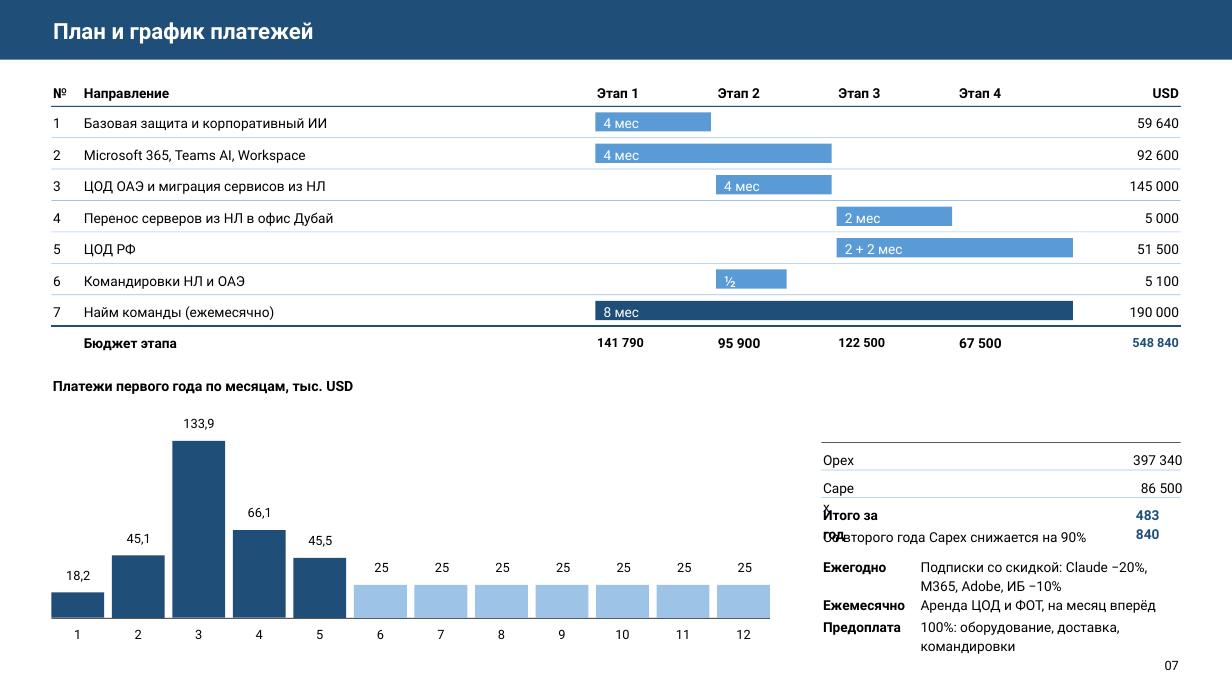
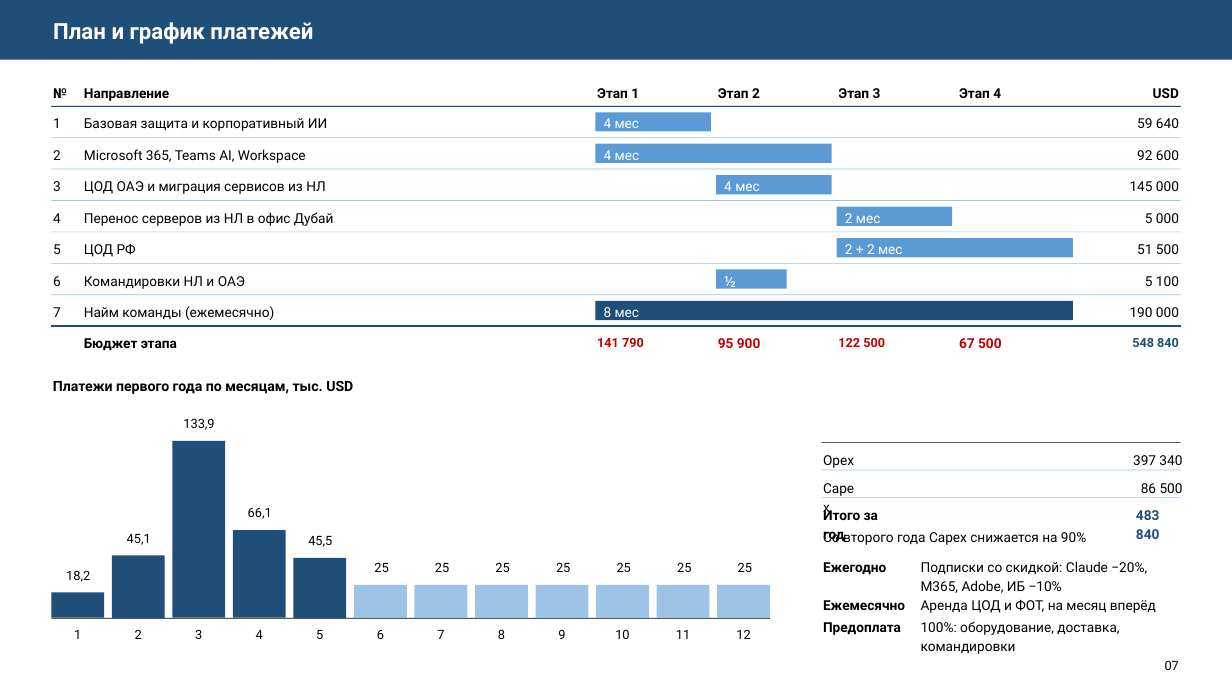
Before and after one commit to jordanbarnesceo88-tech/bpnm, a slide deck: slide 8 of presentation/Plan_IT-IB_v2.2.pptx. Drawn at 1232x693 pixels with LibreOffice and Linux fonts; fonts in the diff are those of the drawing. Boxes give left, top, right and bottom in pixels: in the first picture for what was removed or moved away, otherwise in the second. Text is boxed around its words. In the diff, an @@ line names an element or a change of style, - is before the commit and + after.

```diff
--- a/presentation/Plan_IT-IB_v2.2.pptx
+++ b/presentation/Plan_IT-IB_v2.2.pptx
@@ text colour #000000 to #C00000 in 4 elements at box(597, 338, 644, 347), box(718, 338, 760, 348), box(838, 338, 885, 347), box(959, 338, 1001, 348) @@
```
Also in this commit, not shown: 5 other slides changed, 1 other file.
